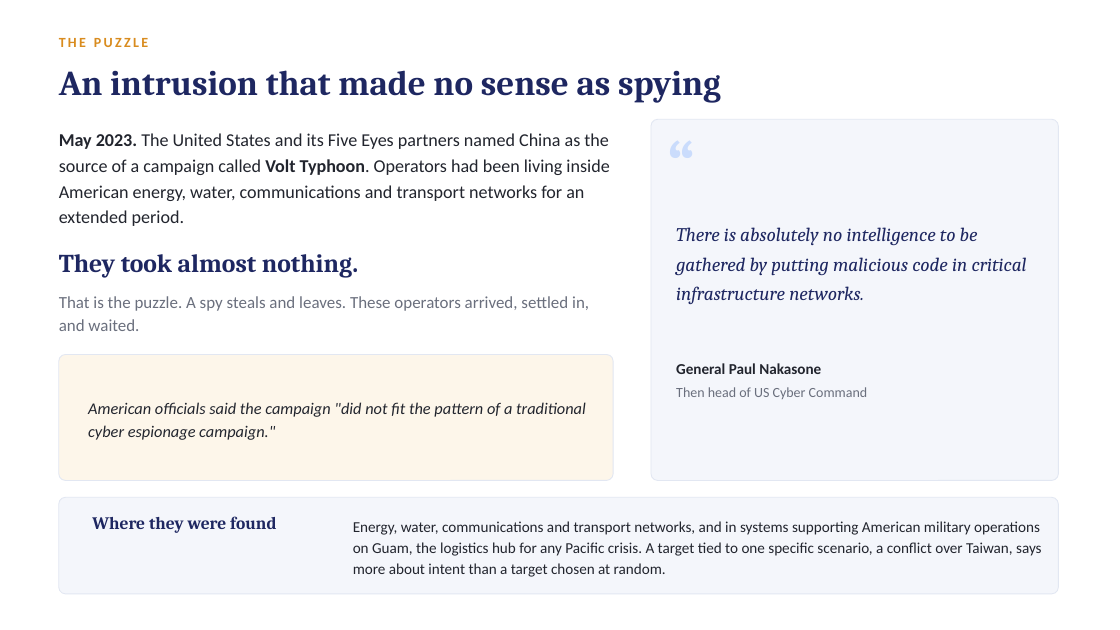
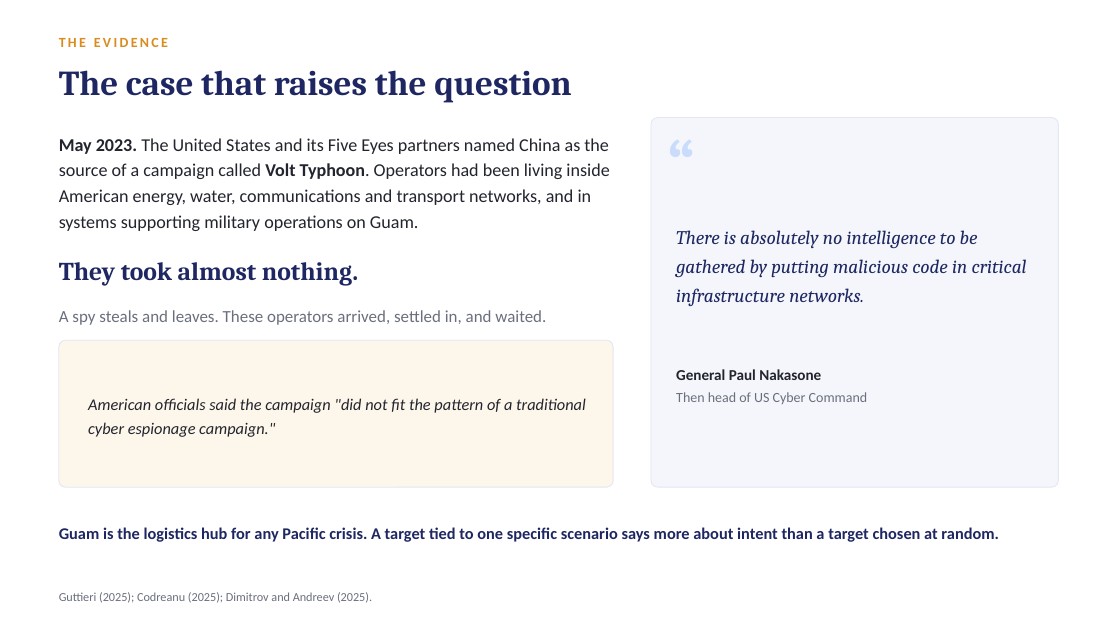
Before and after one commit to s9765fzsv8-cmyk/Claude, a slide deck: slide 3 of deck/price-of-patience.pptx (slide 2 before the commit). Drawn at 1120x630 pixels with LibreOffice and Linux fonts; fonts in the diff are those of the drawing. Boxes give left, top, right and bottom in pixels: in the first picture for what was removed or moved away, otherwise in the second. Text is boxed around its words. In the diff, an @@ line names an element or a change of style, - is before the commit and + after.

```diff
--- a/deck/price-of-patience.pptx
+++ b/deck/price-of-patience.pptx
@@ text at [59,38,168,47]: text changed @@
-THE PUZZLE
+THE EVIDENCE
@@ text at [59,70,572,103]: text changed @@
-An intrusion that made no sense as spying
+The case that raises the question
@@ rounded rectangle: place and size @@
-rounded rectangle at [651,119,1059,481]
+rounded rectangle at [651,118,1059,487]
@@ rounded rectangle at [651,118,1059,487]: proportions changed @@
@@ text at [59,138,609,231]: text changed @@
-May 2023. The United States and its Five Eyes partners named China as the source of a campaign called Volt Typhoon. Operators had been living inside American energy, water, communications and transport networks for an extended period.
+May 2023. The United States and its Five Eyes partners named China as the source of a campaign called Volt Typhoon. Operators had been living inside American energy, water, communications and transport networks, and in systems supporting military operations on Guam.
@@ text "They took almost nothing.": place and size @@
-text "They took almost nothing." at [59,254,358,277]
+text "They took almost nothing." at [59,262,358,286]
@@ text at [59,310,546,325]: text changed @@
-That is the puzzle. A spy steals and leaves. These operators arrived, settled in, and waited.
+A spy steals and leaves. These operators arrived, settled in, and waited.
@@ rounded rectangle at [59,340,613,487]: proportions changed @@
@@ rounded rectangle: place and size @@
-rounded rectangle at [59,355,613,481]
+rounded rectangle at [59,340,613,487]
@@ text "American officials said the campaign ...": place and size @@
-text "American officials said the campaign ..." at [88,402,586,440]
+text "American officials said the campaign ..." at [88,398,586,437]
@@ text "General Paul Nakasone": place and size @@
-text "General Paul Nakasone" at [676,363,821,374]
+text "General Paul Nakasone" at [676,369,821,380]
@@ text "Then head of US Cyber ...": place and size @@
-text "Then head of US Cyber ..." at [676,387,868,399]
+text "Then head of US Cyber ..." at [676,392,868,404]
@@ rounded rectangle removed at [59,497,1059,594] @@
@@ text at [59,527,999,542]: text changed; size 13 to 14 pt; text colour #22252E to #1E2761; bold on @@
-Energy, water, communications and transport networks, and in systems supporting American military operations on Guam, the logistics hub for any Pacific crisis. A target tied to one specific scenario, a conflict over Taiwan, says more about intent than a target chosen at random.
+Guam is the logistics hub for any Pacific crisis. A target tied to one specific scenario says more about intent than a target chosen at random.
@@ text removed at [92,516,276,533] @@
-Where they were found
@@ text added at [59,592,372,603], 10.5 pt, text #6A6F7D @@
+Guttieri (2025); Codreanu (2025); Dimitrov and Andreev (2025).
```
Also in this commit, not shown: 8 other slides changed, 1 slide added, 1 slide removed, 1 other file.
